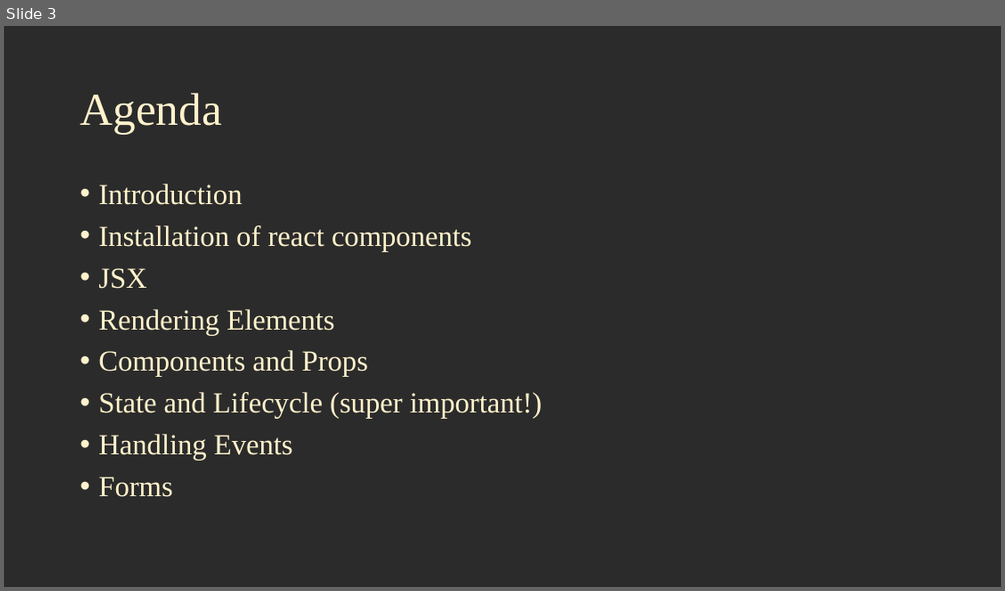
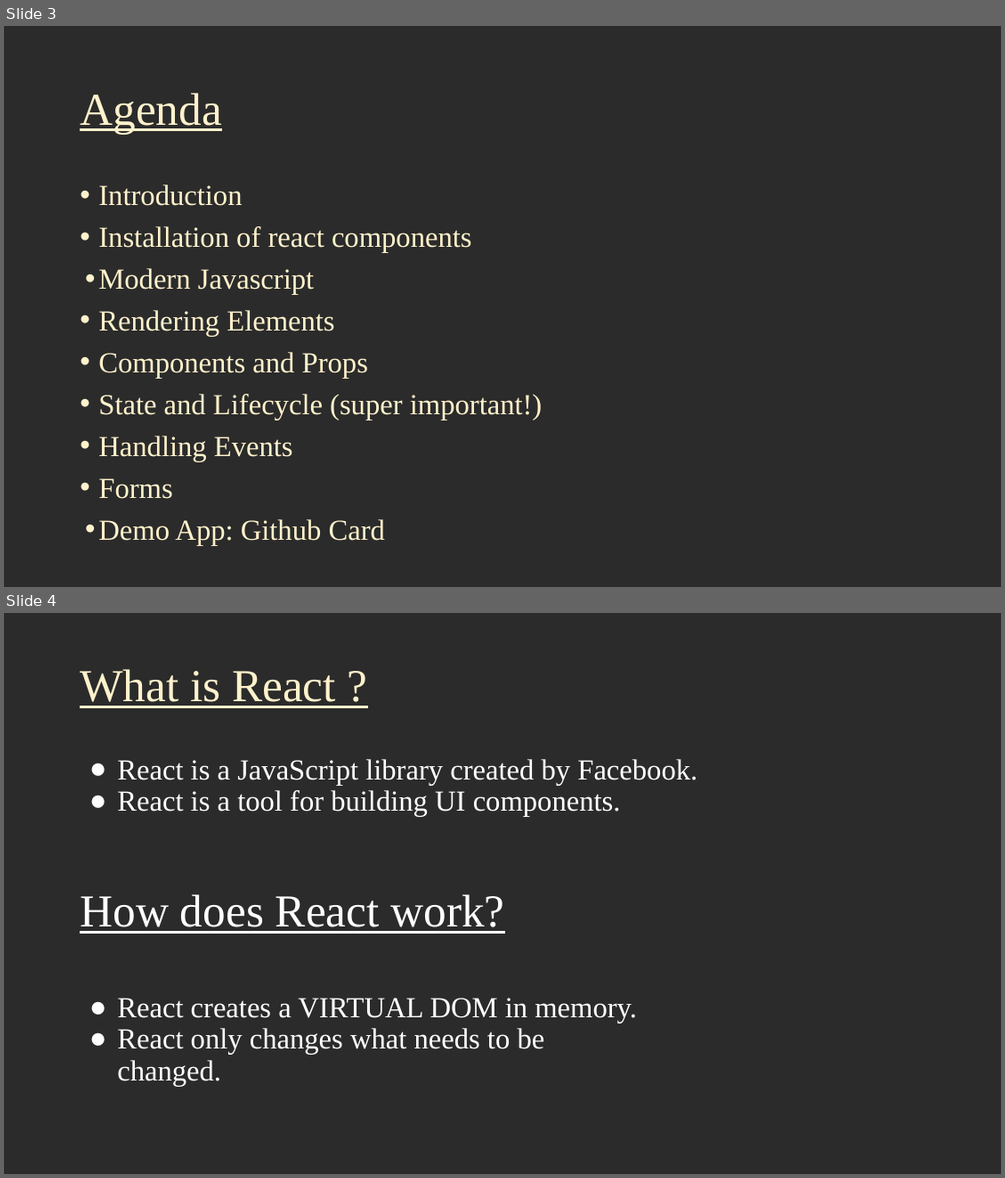
Before and after one commit to jscodebit/react_project, a slide deck: React Workshop.pptx. Shown one above the other, each under a label of ours: slide 3 before the commit, slides 3 and 4 after it. The pictures are 1005x591 and 1005x1178 pixels, drawn with LibreOffice and Linux fonts; fonts in the diff are those of the drawing; background and template pictures are left out; a plain dark background stands for a picture behind light text. Boxes give left, top, right and bottom in pixels: in the first picture for what was removed or moved away, otherwise in the second. Text is boxed around its words. In the diff, an @@ line names an element or a change of style, - is before the commit and + after.

```diff
--- a/React Workshop.pptx
+++ b/React Workshop.pptx
@@ slide 4 added at [4,613,1001,1174], background picture (left out) @@
@@ title added at [80,669,336,708], 44 pt, text #FFF2CC, underline @@
+What is React ?
@@ text added at [80,759,697,933], 28 pt, text #FFFFFF @@
+● React is a JavaScript library created by Facebook.
+● React is a tool for building UI components.
+How does React work?
@@ text added at [117,997,637,1086], 28 pt, text #FFFFFF @@
+● React creates a VIRTUAL DOM in memory.
+● React only changes what needs to be changed.
@@ slide 3 changed as well @@
@@ title "Agenda" at [80,93,222,134]: underline on @@
@@ text at [98,184,542,499]: less space between paragraphs @@
@@ text at [98,268,314,294]: text changed @@
-• JSX
+• Modern Javascript
@@ text at [98,519,385,545]: paragraph added @@
+• Demo App: Github Card
```
Also in this commit, not shown: 8 other slides changed, 14 other slides added, 1 slide removed, 6 other files.
